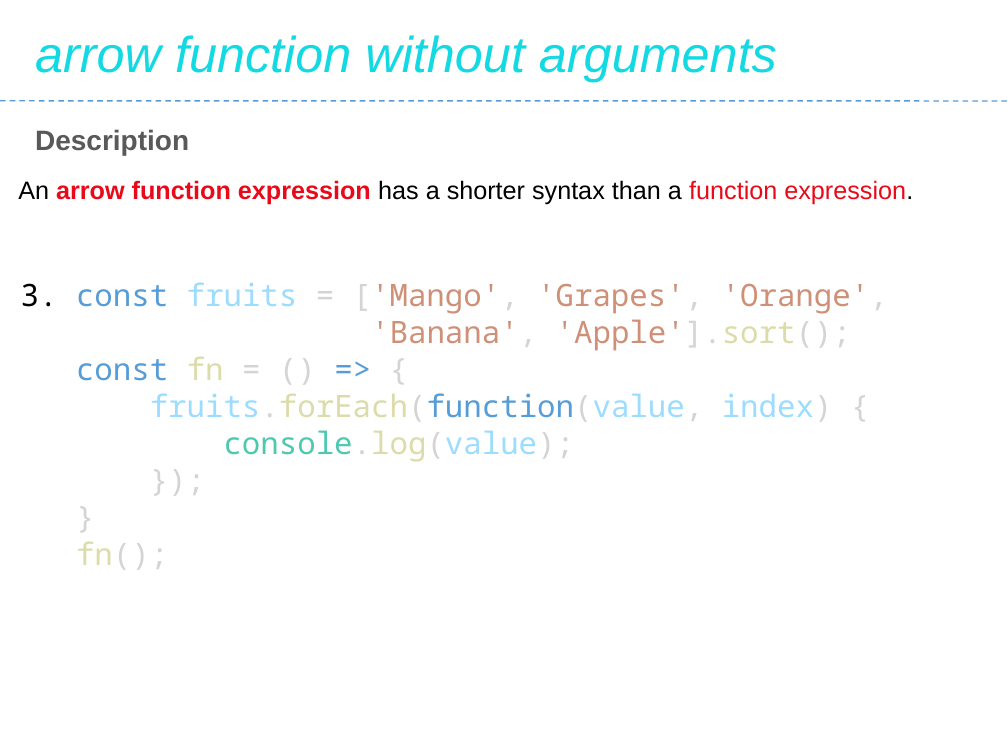
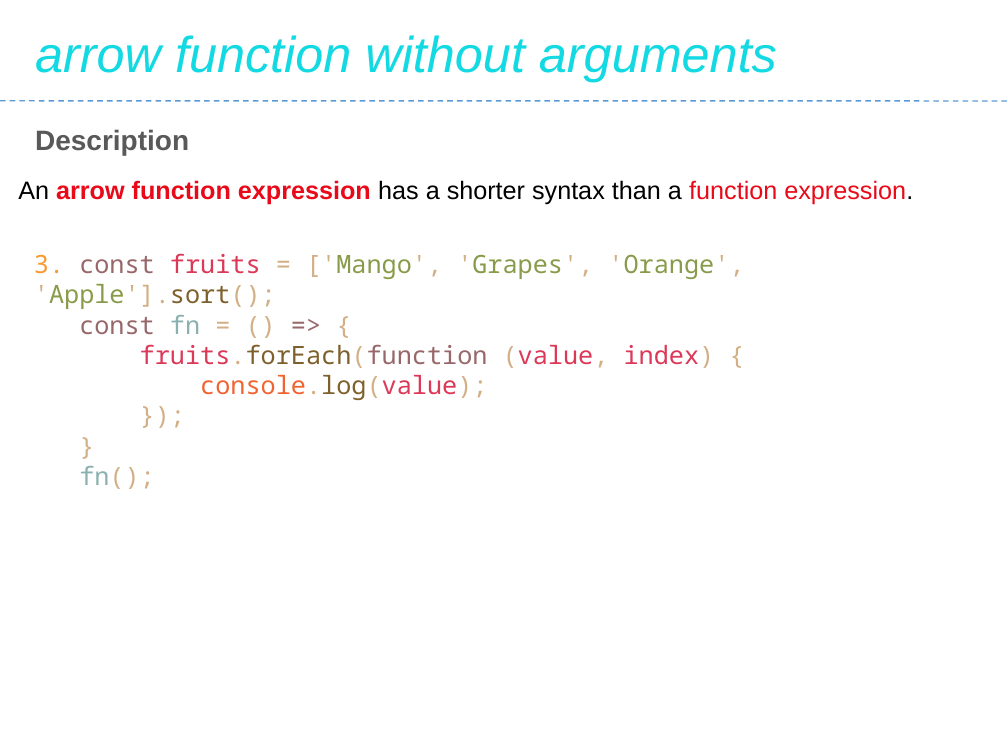
Before and after one commit to Saleel-Bagde/PPT-s, a slide deck: slide 204 of JavaScript.pptx. Drawn at 1008x756 pixels with LibreOffice and Linux fonts; fonts in the diff are those of the drawing. Boxes give left, top, right and bottom in pixels: in the first picture for what was removed or moved away, otherwise in the second. Text is boxed around its words. In the diff, an @@ line names an element or a change of style, - is before the commit and + after.

```diff
--- a/JavaScript.pptx
+++ b/JavaScript.pptx
@@ text "3. const fruits = ['Mango', ...": place and size @@
-text "3. const fruits = ['Mango', ..." at box(21, 282, 888, 569)
+text "3. const fruits = ['Mango', ..." at box(34, 253, 744, 400)
@@ text at box(34, 253, 744, 309): text changed; size 22 to 18 pt; text colour #CE9178 to #889B4A @@
-3. const fruits = ['Mango', 'Grapes', 'Orange',
-'Banana', 'Apple'].sort();
+3. const fruits = ['Mango', 'Grapes', 'Orange', 'Apple'].sort();
@@ text at box(79, 315, 487, 400): size 22 to 18 pt in "const fn = () => {", "console.log(value);", "});", "}" and 1 more places; text colour #569CD6 to #98676A in "const =>"; text colour #DCDCAA to #8AB1B0 in "fn", "fn();"; text colour #D4D4D4 to #D3AF86 in "= () {", "console.log(value);", "});", "}" and 1 more places; text colour #4EC9B0 to #F06431, text colour #DCDCAA to #7E602C, text colour #9CDCFE to #DC3958 in "console.log(value);" @@
@@ text at box(140, 344, 715, 368): text changed; size 22 to 18 pt; text colour #9CDCFE to #DC3958 @@
-fruits.forEach(function(value, index) {
+fruits.forEach(function (value, index) {
```
Also in this commit, not shown: 17 other slides changed.
